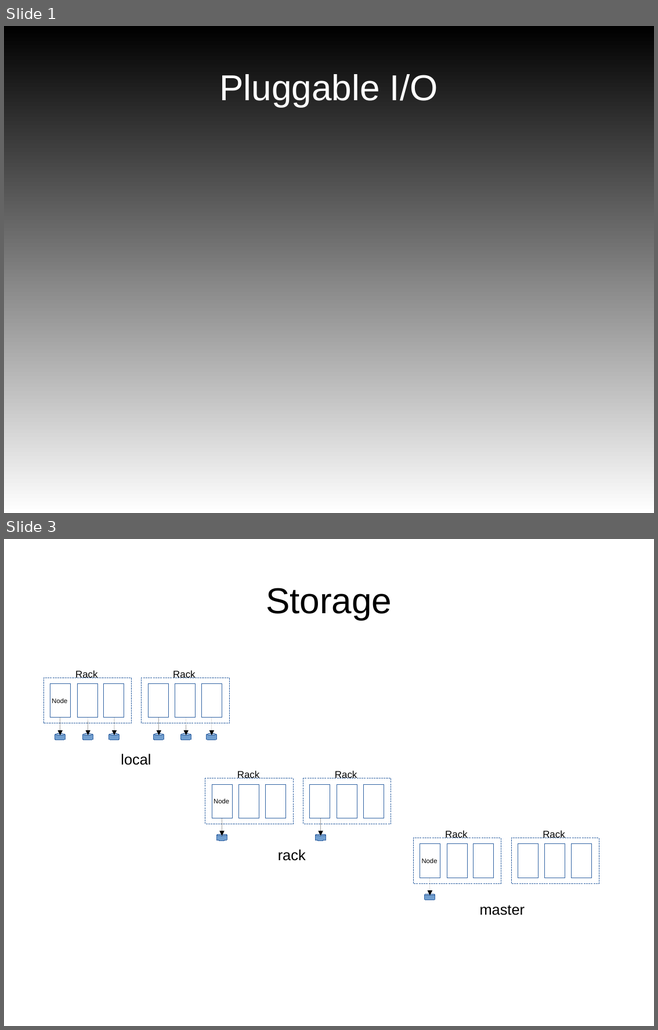
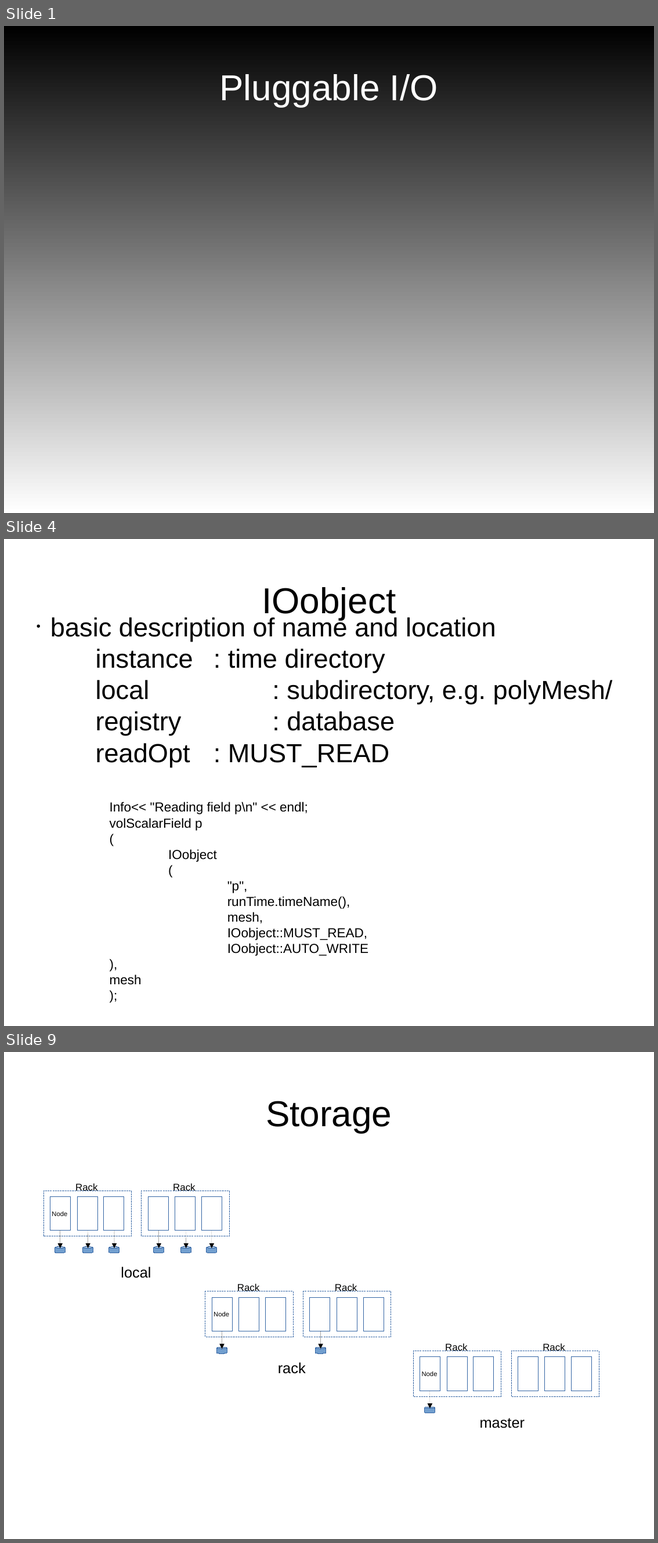
Before and after one commit to mattijsjanssens/mattijs-extensions, a slide deck: doc/Notes/GlobalFile_UGM2017/presentation.odp. Shown one above the other, each under a label of ours: slides 1 and 3 before the commit, slides 1, 4 and 9 after it; the slides between them are not shown. The pictures are 658x1030 and 658x1543 pixels, drawn with LibreOffice and Linux fonts; fonts in the diff are those of the drawing. Boxes give left, top, right and bottom in pixels: in the first picture for what was removed or moved away, otherwise in the second. Text is boxed around its words. In the diff, an @@ line names an element or a change of style, - is before the commit and + after.

```diff
--- a/doc/Notes/GlobalFile_UGM2017/presentation.odp
+++ b/doc/Notes/GlobalFile_UGM2017/presentation.odp
@@ slide 4 added at <box>4,539,654,1026</box>, background #FFFFFF @@
@@ title added at <box>262,587,396,620</box>, 44 pt, text #000000 @@
+IOobject
@@ subtitle added at <box>50,616,612,985</box>, 16 pt, text #000000 @@
+• basic description of name and location
+instance : time directory
+local : subdirectory, e.g. polyMesh/
+registry : database
+readOpt : MUST_READ
+Info<< "Reading field p\n" << endl;
+volScalarField p
+(
+IOobject
+(
+"p",
+runTime.timeName(),
+mesh,
+IOobject::MUST_READ,
+IOobject::AUTO_WRITE
+),
+mesh
+);
@@ what was slide 3 is now slide 9 @@
```
Also in this commit, not shown: 1 slide changed, 8 other slides added.
